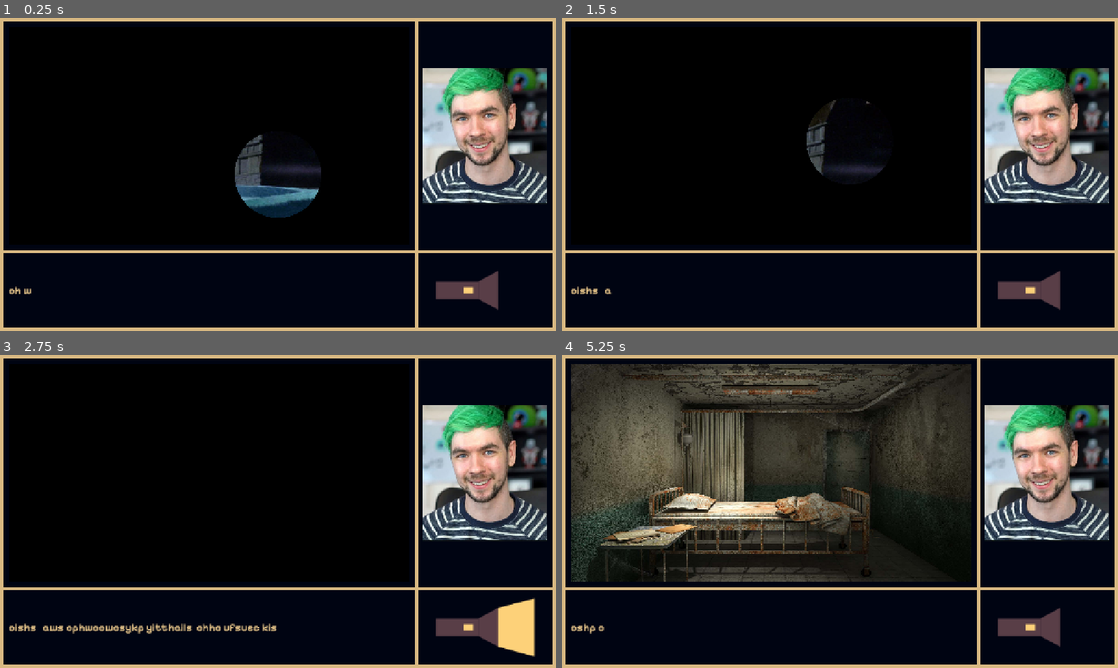
Above: before the commit, frames 1-4 (two rows, left to right).
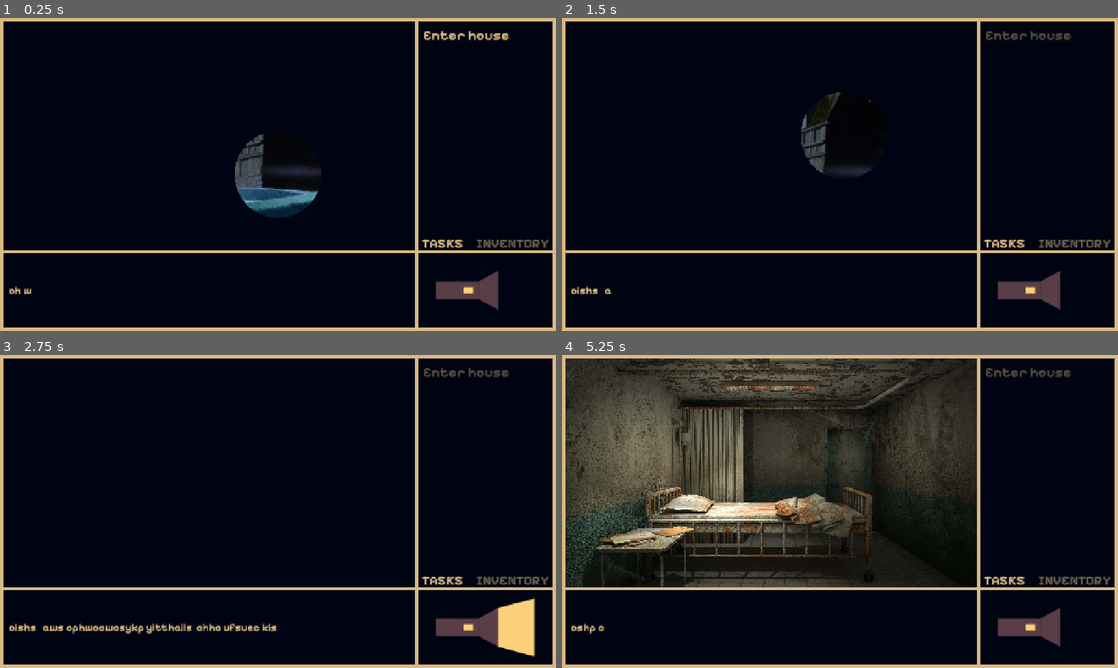
Above: after the commit, the same moments.

Repository: Birdboys/jacksJam
Game: Godot game, scene res://scenes/main_ui.tscn
The game is run twice, just before and just after one commit, with the same random seed, the same clock (stepped at 60 frames per second) and the same inputs.
Inputs (mouse positions are in pixels of both pictures, inside the frame that each line leads up to; where the layout moved, square brackets give the same spot in the first picture):
- Up to frame 1 (0.25 s): no input
- Up to frame 2 (1.5 s): click (745, 165) [751, 171] at 0.5 s; click (845, 136) [851, 140] at 1.25 s
- Up to frame 3 (2.75 s): click (483, 627) at 2 s
- Up to frame 4 (5.25 s): click (745, 502) [751, 508] at 2.75 s; click (845, 473) [851, 477] at 3.5 s; click (1045, 627) at 4.25 s; click (745, 502) [751, 508] at 5 s

The runs differ from the first frame. In frame 1, 10% of the frame differs, in the area x 42-99%, y 4-74%; in frame 2, 10%; in frame 3, 9.6%; in frame 4, 25%, in the area x 0-99%, y 1-75%.

Commit message:
task functionallity

Diff:
--- a/assets/themes/base_theme.tres
+++ b/assets/themes/base_theme.tres
@@ -1,4 +1,6 @@
-[gd_resource type="Theme" load_steps=4 format=3 uid="uid://bxfk4b25h8yn4"]
+[gd_resource type="Theme" load_steps=5 format=3 uid="uid://bxfk4b25h8yn4"]
+
+[ext_resource type="FontFile" uid="uid://dy5663vj1t44k" path="res://assets/fonts/PixelifySans-Bold.ttf" id="1_7mchg"]
 
 [sub_resource type="StyleBoxEmpty" id="StyleBoxEmpty_es0n0"]
 
@@ -20,7 +22,17 @@
 
 [resource]
 Button/styles/focus = SubResource("StyleBoxEmpty_es0n0")
+Label/colors/font_color = Color(0.8509804, 0.7254902, 0.50980395, 1)
+Label/fonts/font = ExtResource("1_7mchg")
+RichTextLabel/colors/default_color = Color(0.8509804, 0.7254902, 0.50980395, 1)
+RichTextLabel/fonts/normal_font = ExtResource("1_7mchg")
 mainBG/base_type = &"Panel"
 mainBG/styles/panel = SubResource("StyleBoxFlat_es0n0")
+taskFinished/base_type = &"Label"
+taskFinished/colors/font_color = Color(0.8509804, 0.7254902, 0.50980395, 0.4)
+taskFinished/font_sizes/font_size = 32
+taskUnfinished/base_type = &"Label"
+taskUnfinished/colors/font_color = Color(0.8509804, 0.7254902, 0.50980395, 1)
+taskUnfinished/font_sizes/font_size = 32
 uiPanel/base_type = &"Panel"
 uiPanel/styles/panel = SubResource("StyleBoxFlat_7mchg")
--- /dev/null
+++ b/scenes/inventory_item.tscn
@@ -0,0 +1,11 @@
+[gd_scene format=3 uid="uid://cvbm6ls4l2kwo"]
+
+[node name="inventoryItem" type="TextureRect"]
+anchors_preset = 15
+anchor_right = 1.0
+anchor_bottom = 1.0
+grow_horizontal = 2
+grow_vertical = 2
+size_flags_horizontal = 3
+expand_mode = 5
+stretch_mode = 5
--- a/scenes/main_ui.tscn
+++ b/scenes/main_ui.tscn
@@ -8,10 +8,27 @@
 [ext_resource type="FontFile" uid="uid://dy5663vj1t44k" path="res://assets/fonts/PixelifySans-Bold.ttf" id="3_scoti"]
 [ext_resource type="Texture2D" uid="uid://dx434im04v6ri" path="res://assets/temp/flashlight_on.png" id="4_j6a7c"]
 [ext_resource type="PackedScene" uid="uid://bwumcsru8q88u" path="res://scenes/clicker_button.tscn" id="4_kyx1g"]
-[ext_resource type="Texture2D" uid="uid://sh7nx7xrrx8q" path="res://assets/jack.jpg" id="4_okuri"]
+[ext_resource type="Texture2D" uid="uid://ci6rd1oirhdva" path="res://assets/temp/lighter.jpg" id="6_kyx1g"]
+[ext_resource type="PackedScene" uid="uid://cvbm6ls4l2kwo" path="res://scenes/inventory_item.tscn" id="6_r8eje"]
 
 [sub_resource type="ShaderMaterial" id="ShaderMaterial_r8eje"]
 shader = ExtResource("3_kyx1g")
+shader_parameter/flashlight_distance = 100.0
+shader_parameter/dark_color = Vector4(0, 0.016, 0.071, 1)
+
+[sub_resource type="StyleBoxEmpty" id="StyleBoxEmpty_okuri"]
+
+[sub_resource type="StyleBoxEmpty" id="StyleBoxEmpty_kyx1g"]
+
+[sub_resource type="StyleBoxEmpty" id="StyleBoxEmpty_r8eje"]
+
+[sub_resource type="StyleBoxEmpty" id="StyleBoxEmpty_r0apq"]
+
+[sub_resource type="StyleBoxEmpty" id="StyleBoxEmpty_82kx8"]
+
+[sub_resource type="StyleBoxEmpty" id="StyleBoxEmpty_jnl7h"]
+
+[sub_resource type="StyleBoxEmpty" id="StyleBoxEmpty_hst8y"]
 
 [node name="mainUI" type="Control"]
 layout_mode = 3
@@ -70,10 +87,10 @@
 grow_horizontal = 2
 grow_vertical = 2
 pivot_offset = Vector2(616, 218)
-theme_override_constants/margin_left = 16
-theme_override_constants/margin_top = 16
-theme_override_constants/margin_right = 16
-theme_override_constants/margin_bottom = 16
+theme_override_constants/margin_left = 4
+theme_override_constants/margin_top = 4
+theme_override_constants/margin_right = 4
+theme_override_constants/margin_bottom = 4
 
 [node name="roomTexture" type="TextureRect" parent="uiMargin/uiCont/topHbox/roomPanel/roomMargin"]
 material = SubResource("ShaderMaterial_r8eje")
@@ -105,12 +122,12 @@
 hover_text = "testerton wahooo"
 button_id = "rararara"
 
-[node name="facePanel" type="Panel" parent="uiMargin/uiCont/topHbox"]
-layout_mode = 2
-size_flags_horizontal = 3
-theme_type_variation = &"uiPanel"
-
-[node name="faceMargin" type="MarginContainer" parent="uiMargin/uiCont/topHbox/facePanel"]
+[node name="taskInventoryPanel" type="Panel" parent="uiMargin/uiCont/topHbox"]
+layout_mode = 2
+size_flags_horizontal = 3
+theme_type_variation = &"uiPanel"
+
+[node name="taskMargin" type="MarginContainer" parent="uiMargin/uiCont/topHbox/taskInventoryPanel"]
 layout_mode = 1
 anchors_preset = 15
 anchor_right = 1.0
@@ -122,11 +139,77 @@
 theme_override_constants/margin_right = 16
 theme_override_constants/margin_bottom = 16
 
-[node name="faceTexture" type="TextureRect" parent="uiMargin/uiCont/topHbox/facePanel/faceMargin"]
-layout_mode = 2
-texture = ExtResource("4_okuri")
-expand_mode = 1
-stretch_mode = 5
+[node name="taskVbox" type="VBoxContainer" parent="uiMargin/uiCont/topHbox/taskInventoryPanel/taskMargin"]
+layout_mode = 2
+theme_override_constants/separation = 16
+
+[node name="inventoryMargin" type="MarginContainer" parent="uiMargin/uiCont/topHbox/taskInventoryPanel"]
+visible = false
+layout_mode = 1
+anchors_preset = 15
+anchor_right = 1.0
+anchor_bottom = 1.0
+grow_horizontal = 2
+grow_vertical = 2
+theme_override_constants/margin_left = 16
+theme_override_constants/margin_top = 16
+theme_override_constants/margin_right = 16
+theme_override_constants/margin_bottom = 16
+
+[node name="inventoryGrid" type="GridContainer" parent="uiMargin/uiCont/topHbox/taskInventoryPanel/inventoryMargin"]
+layout_mode = 2
+theme_override_constants/h_separation = 12
+theme_override_constants/v_separation = 12
+columns = 2
+
+[node name="inventoryItem" parent="uiMargin/uiCont/topHbox/taskInventoryPanel/inventoryMargin/inventoryGrid" instance=ExtResource("6_r8eje")]
+layout_mode = 2
+texture = ExtResource("6_kyx1g")
+
+[node name="inventoryItem2" parent="uiMargin/uiCont/topHbox/taskInventoryPanel/inventoryMargin/inventoryGrid" instance=ExtResource("6_r8eje")]
+layout_mode = 2
+texture = ExtResource("6_kyx1g")
+
+[node name="inventoryItem3" parent="uiMargin/uiCont/topHbox/taskInventoryPanel/inventoryMargin/inventoryGrid" instance=ExtResource("6_r8eje")]
+layout_mode = 2
+texture = ExtResource("6_kyx1g")
+
+[node name="inventoryItem4" parent="uiMargin/uiCont/topHbox/taskInventoryPanel/inventoryMargin/inventoryGrid" instance=ExtResource("6_r8eje")]
+layout_mode = 2
+texture = ExtResource("6_kyx1g")
+
+[node name="togglePanelButtons" type="HBoxContainer" parent="uiMargin/uiCont/topHbox/taskInventoryPanel"]
+layout_mode = 1
+anchors_preset = 12
+anchor_top = 1.0
+anchor_right = 1.0
+anchor_bottom = 1.0
+grow_horizontal = 2
+grow_vertical = 0
+
+[node name="panelTabs" type="TabBar" parent="uiMargin/uiCont/topHbox/taskInventoryPanel/togglePanelButtons"]
+layout_mode = 2
+size_flags_horizontal = 3
+theme_override_colors/drop_mark_color = Color(1, 1, 1, 0)
+theme_override_colors/font_selected_color = Color(0.8509804, 0.7254902, 0.50980395, 1)
+theme_override_colors/font_hovered_color = Color(0.8509804, 0.7254902, 0.50980395, 1)
+theme_override_colors/font_unselected_color = Color(0.8509804, 0.7254902, 0.50980395, 0.5019608)
+theme_override_constants/tab_separation = 32
+theme_override_fonts/font = ExtResource("3_scoti")
+theme_override_font_sizes/font_size = 32
+theme_override_styles/tab_unselected = SubResource("StyleBoxEmpty_okuri")
+theme_override_styles/tab_hovered = SubResource("StyleBoxEmpty_kyx1g")
+theme_override_styles/tab_selected = SubResource("StyleBoxEmpty_r8eje")
+theme_override_styles/tab_disabled = SubResource("StyleBoxEmpty_r0apq")
+theme_override_styles/tab_focus = SubResource("StyleBoxEmpty_82kx8")
+theme_override_styles/button_pressed = SubResource("StyleBoxEmpty_jnl7h")
+theme_override_styles/button_highlight = SubResource("StyleBoxEmpty_hst8y")
+current_tab = 0
+tab_alignment = 1
+scrolling_enabled = false
+tab_count = 2
+tab_0/title = "TASKS"
+tab_1/title = "INVENTORY"
 
 [node name="botHbox" type="HBoxContainer" parent="uiMargin/uiCont"]
 layout_mode = 2
--- a/scenes/room_button_setup.tscn
+++ b/scenes/room_button_setup.tscn
@@ -24,10 +24,10 @@
 offset_bottom = 267.0
 grow_horizontal = 2
 grow_vertical = 2
-theme_override_constants/margin_left = 16
-theme_override_constants/margin_top = 16
-theme_override_constants/margin_right = 16
-theme_override_constants/margin_bottom = 16
+theme_override_constants/margin_left = 4
+theme_override_constants/margin_top = 4
+theme_override_constants/margin_right = 4
+theme_override_constants/margin_bottom = 4
 
 [node name="roomTexture" type="TextureRect" parent="roomMargin"]
 layout_mode = 2
--- a/scripts/flashlight_mask.gdshader
+++ b/scripts/flashlight_mask.gdshader
@@ -3,6 +3,7 @@
 
 global uniform vec2 mouse_pos;
 uniform float flashlight_distance = 100.0;
+uniform vec4 dark_color = vec4(0, 0.016, 0.071, 1);
 varying vec2 vertex_pos;
 
 
@@ -14,7 +15,9 @@
 void fragment() {
 	float dist = sqrt(pow(vertex_pos.x-mouse_pos.x, 2) + pow(vertex_pos.y-mouse_pos.y, 2));
 	if (dist > flashlight_distance){
-		COLOR = vec4(0,0,0,255);
+		COLOR = dark_color;
+	} else {
+		//COLOR = COLOR * pow((flashlight_distance-dist)/flashlight_distance,2);
 	}
 }
 
--- a/scripts/main_ui.gd
+++ b/scripts/main_ui.gd
@@ -6,14 +6,23 @@
 @onready var flashlightButton := $uiMargin/uiCont/botHbox/lightPanel/buttonMargin/flashlightButton
 @onready var mouseLabel := $mouseLabel
 
+@onready var taskMargin := $uiMargin/uiCont/topHbox/taskInventoryPanel/taskMargin
+@onready var taskVbox := $uiMargin/uiCont/topHbox/taskInventoryPanel/taskMargin/taskVbox
+@onready var inventoryMargin := $uiMargin/uiCont/topHbox/taskInventoryPanel/inventoryMargin
+@onready var panelTabs := $uiMargin/uiCont/topHbox/taskInventoryPanel/togglePanelButtons/panelTabs
+
+var tasks := {}
 var flashlight_on := false
 var current_room_resource : RoomResource
 var roomButtons
 
 func _ready() -> void:
 	flashlightButton.toggled.connect(toggleFlashlight)
+	panelTabs.tab_changed.connect(toggleTaskInventoryPanels)
 	loadRoom("front_door_test")
-	#RenderingServer.global_shader_parameter_set("mouse_pos", get_global_mouse_position)
+	addTask("enter_house", "Enter house")
+	toggleTaskInventoryPanels(0)
+
 func _process(delta: float) -> void:
 	mouseLabel.global_position = get_global_mouse_position() + Vector2(16, 16)
 	RenderingServer.global_shader_parameter_set("mouse_pos", get_global_mouse_position())
@@ -74,7 +83,9 @@
 	match button_event:
 		"bed": print("do spooky thing")
 		"clock": print("does spookier thing")
-		"front_door_button": loadRoom("hospital_test")
+		"front_door_button":
+			loadRoom("hospital_test")
+			completeTask("enter_house")
 		"hospital_door": loadRoom("front_door_test")
 		_: pass
 
@@ -89,3 +100,26 @@
 	match event_id:
 		"play_spooky_footstep":
 			AudioHandler.playSound("footsteps", Vector3.LEFT)
+
+func toggleTaskInventoryPanels(tab_id):
+	print("TAB: ", tab_id)
+	if tab_id == 0:
+		taskMargin.visible = true
+		inventoryMargin.visible = false
+	else:
+		taskMargin.visible = false
+		inventoryMargin.visible = true
+
+func addTask(task_id, task_text):
+	var new_task_label = Label.new()
+	taskVbox.add_child(new_task_label)
+	new_task_label.theme_type_variation = "taskUnfinished"
+	new_task_label.text = task_text
+	tasks[task_id] = new_task_label
+
+func completeTask(task_id):
+	tasks[task_id].theme_type_variation = "taskFinished"
+
+func clearTasks():
+	for t in tasks:
+		tasks[t].queue_free()
--- a/scripts/room_data.gd
+++ b/scripts/room_data.gd
@@ -6,4 +6,3 @@
 @export var room_enter_event: String
 @export var room_flashlight_on_event : String
 @export var room_flashlight_off_event : String
-@export var room_face : String
Binary file added: assets/temp/grabber.jpg
Not shown, added: assets/temp/grabber.jpg.import
Binary file added: assets/temp/lighter.jpg
Not shown, added: assets/temp/lighter.jpg.import
Not shown: 1 places in scenes/main_ui.tscn that only renumber resources
